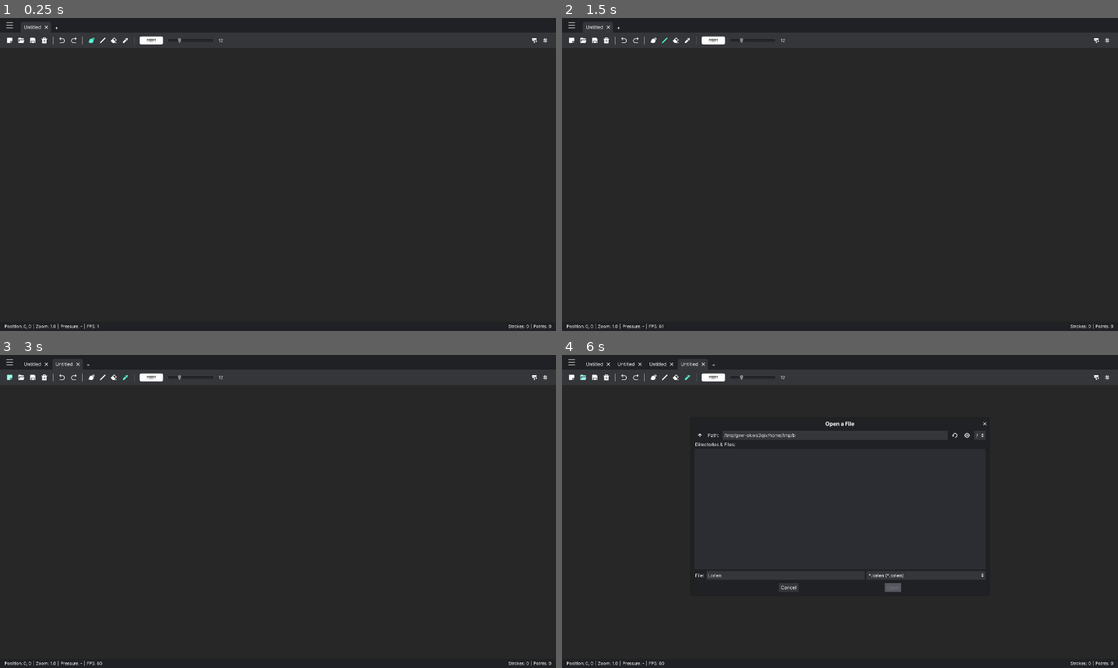
Above: before the commit, frames 1-4 (two rows, left to right).
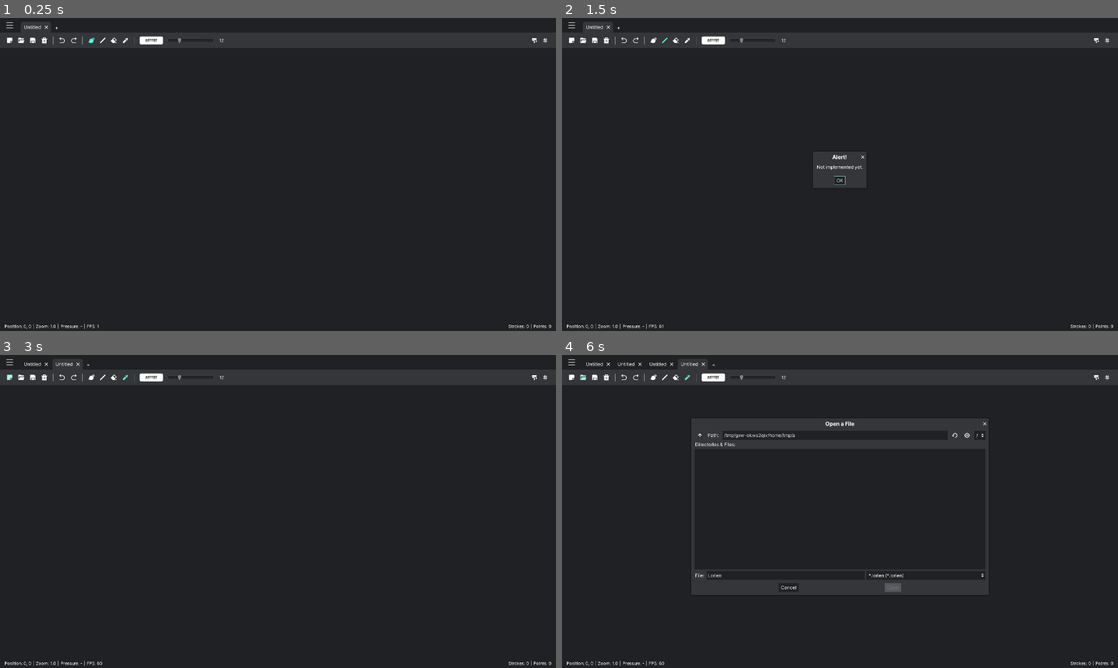
Above: after the commit, the same moments.

Repository: Epsilon0xCell/Lorien
Game: Godot game, scene res://Main.tscn
Two runs of this game, one before a commit and one after it. Both use one fixed random seed, a clock stepped at 60 frames per second and the inputs below. The engine's default icon, where the game draws it, is replaced by a stand-in: a white triangle on a blue panel in a dark square.
Inputs (mouse positions are in pixels of both pictures, inside the frame that each line leads up to):
- Up to frame 1 (0.25 s): no input
- Up to frame 2 (1.5 s): click (650, 39) at 0.5 s; click (662, 39) at 1.25 s
- Up to frame 3 (3 s): click (127, 376) at 2 s; click (11, 376) at 2.75 s
- Up to frame 4 (6 s): click (573, 376) at 3.5 s; click "Untitled" at 4.25 s; click "+" at 5 s; click (584, 376) at 5.75 s

The runs differ from the first frame. In frame 1, less than 0.1% of the frame differs, in the area x 26-41%, y 6-8%; in frame 2, 0.1%, in the area x 26-55%, y 6-54%; in frame 3, less than 0.1%; in frame 4, less than 0.1%.

Commit message:
Implemented the eraser tool

Diff:
--- a/lorien/BrushStroke.gd
+++ b/lorien/BrushStroke.gd
@@ -3,6 +3,7 @@
 const MAX_PRESSURE_VALUE := 255
 
 # -------------------------------------------------------------------------------------------------
+var eraser := false
 var color: Color
 var size: int
 var points: Array
@@ -18,25 +19,3 @@
 
 	points.append(point)
 	pressures.append(converted_pressure)
-
-# -------------------------------------------------------------------------------------------------
-func apply(line2d: Line2D) -> void:
-	line2d.clear_points()
-	line2d.width_curve.clear_points()
-
-	if points.empty():
-		return
-
-	line2d.default_color = color
-	line2d.width = size
-	var p_idx := 0
-	var curve_step: float = 1.0 / pressures.size()
-	for point in points:
-		line2d.add_point(point)
-		var pressure: float = pressures[p_idx]
-		line2d.width_curve.add_point(Vector2(curve_step*p_idx, pressure / float(MAX_PRESSURE_VALUE)))
-		p_idx += 1
-	line2d.width_curve.add_point(Vector2(1.0, (pressures.back()/float(MAX_PRESSURE_VALUE)) * 0.75))
-
-	line2d.width_curve.bake_resolution = pressures.size() * 2.0
-	line2d.width_curve.bake()
--- a/lorien/BrushStrokeOptimizer.gd
+++ b/lorien/BrushStrokeOptimizer.gd
@@ -8,6 +8,9 @@
 
 # -------------------------------------------------------------------------------------------------
 func optimize(s: BrushStroke) -> void:
+	var max_angle_diff = 4.0 if s.eraser else 1.0
+	var max_distance = 8.0 if s.eraser else 1.0
+
 	if s.points.size() < 3:
 		return
 
@@ -25,12 +28,12 @@
 
 		# Distance between 2 points must be greater than x
 		var distance = prev_point.distance_to(point)
-		var distance_cond = distance > 1.0 # TODO: make dependent on zoom level
+		var distance_cond = distance > max_distance # TODO: make dependent on zoom level
 
 		# Angle between points must be beigger than x deg
 		var angle := rad2deg(prev_point.angle_to_point(point))
 		var angle_diff = abs(abs(angle) - abs(previous_angle))
-		var angle_cond = angle_diff >= 1.0
+		var angle_cond = angle_diff >= max_angle_diff
 		previous_angle = angle
 
 		var point_too_far_away = distance > 100
--- a/lorien/Config.gd
+++ b/lorien/Config.gd
@@ -4,7 +4,7 @@
 # 50ffd6
 #
 
-const DEFAULT_CANVAS_COLOR 			:= Color("272727")
+const DEFAULT_CANVAS_COLOR 			:= Color("202124")
 const DEFAULT_BRUSH_COLOR 			:= Color.white
 const DEFAULT_BRUSH_SIZE			:= 12
 const DEFAULT_FILE_DIALOG_PATH 		:= "C:/Users/mbrla/Desktop/Lorien"
--- a/lorien/InfiniteCanvas/BrushCursor.gd
+++ b/lorien/InfiniteCanvas/BrushCursor.gd
@@ -1,7 +1,4 @@
 extends Node2D
-
-# -------------------------------------------------------------------------------------------------
-const COLOR = Color.white
 
 # -------------------------------------------------------------------------------------------------
 var _brush_size: int
@@ -10,7 +7,7 @@
 # -------------------------------------------------------------------------------------------------
 func _draw():
 	var radius := _brush_size/2.0
-	draw_arc(Vector2.ZERO, radius*_pressure, 0, PI*2, 64, COLOR, 1.0, true)
+	draw_arc(Vector2.ZERO, radius*_pressure, 0, PI*2, 32, Color.black, 1.0, true)
 
 # -------------------------------------------------------------------------------------------------
 func set_pressure(pressure: float) -> void:
--- a/lorien/InfiniteCanvas/BrushCursor.tscn
+++ b/lorien/InfiniteCanvas/BrushCursor.tscn
@@ -1,7 +1,8 @@
-[gd_scene load_steps=2 format=2]
+[gd_scene load_steps=3 format=2]
 
 [ext_resource path="res://InfiniteCanvas/BrushCursor.gd" type="Script" id=1]
-
+[ext_resource path="res://InfiniteCanvas/BrushCursorMaterial.tres" type="Material" id=2]
 
 [node name="BrushCursor" type="Node2D"]
+material = ExtResource( 2 )
 script = ExtResource( 1 )
--- /dev/null
+++ b/lorien/InfiniteCanvas/BrushCursorMaterial.tres
@@ -0,0 +1,12 @@
+[gd_resource type="ShaderMaterial" load_steps=2 format=2]
+
+[sub_resource type="Shader" id=1]
+code = "shader_type canvas_item;
+
+void fragment() {
+	vec3 background_color = texture(SCREEN_TEXTURE, SCREEN_UV).rgb;
+	COLOR = vec4(vec3(1.0) - background_color, 1.0);
+}"
+
+[resource]
+shader = SubResource( 1 )
--- a/lorien/InfiniteCanvas/InfiniteCanvas.gd
+++ b/lorien/InfiniteCanvas/InfiniteCanvas.gd
@@ -4,6 +4,8 @@
 # -------------------------------------------------------------------------------------------------
 const DEBUG_POINT_TEXTURE = preload("res://Assets/icon.png")
 const STROKE_TEXTURE = preload("res://Assets/stroke_texture.png")
+
+const ERASER_SIZE_FACTOR = 3.5
 
 # -------------------------------------------------------------------------------------------------
 class Info:
@@ -27,6 +29,7 @@
 var _last_mouse_motion: InputEventMouseMotion
 var _is_enabled := false
 var _background_color: Color
+var _current_tool: int
 
 # -------------------------------------------------------------------------------------------------
 func _ready():
@@ -40,6 +43,7 @@
 		_cursor.global_position = _camera.xform(event.global_position)
 		if _current_line_2d != null:
 			_cursor.set_pressure(event.pressure)
+
 	if _is_enabled:
 		if event is InputEventMouseButton:
 			if event.button_index == BUTTON_LEFT:
@@ -74,9 +78,18 @@
 	return line
 
 # -------------------------------------------------------------------------------------------------
+func use_tool(tool_type: int) -> void:
+	_current_tool = tool_type
+
+# -------------------------------------------------------------------------------------------------
 func set_background_color(color: Color) -> void:
+	VisualServer.set_default_clear_color(color)
 	_background_color = color
-	VisualServer.set_default_clear_color(color)
+
+	if _current_project != null:
+		for eraser_index in _current_project.eraser_stroke_indices:
+			if eraser_index < _line2d_container.get_child_count():
+				_line2d_container.get_child(eraser_index).default_color = color
 
 # -------------------------------------------------------------------------------------------------
 func get_background_color() -> Color:
@@ -103,19 +116,29 @@
 # -------------------------------------------------------------------------------------------------
 func start_new_line() -> void:
 	_current_line_2d = _make_empty_line2d()
-	_current_line_2d.width = brush_size
-	_current_line_2d.default_color = brush_color
+
+	_current_brush_stroke = BrushStroke.new()
+	_current_brush_stroke.eraser = _current_tool == Types.Tool.ERASER
+
+	if _current_tool == Types.Tool.ERASER:
+		_current_line_2d.default_color = _background_color
+		_current_brush_stroke.color = Color.black
+		_current_line_2d.width = brush_size * ERASER_SIZE_FACTOR
+		_current_brush_stroke.size = brush_size * ERASER_SIZE_FACTOR
+	else:
+		_current_line_2d.default_color = brush_color
+		_current_brush_stroke.color = brush_color
+		_current_line_2d.width = brush_size
+		_current_brush_stroke.size = brush_size
+
 	_line2d_container.call_deferred("add_child", _current_line_2d)
-	_current_brush_stroke = BrushStroke.new()
-	_current_brush_stroke.color = brush_color
-	_current_brush_stroke.size = brush_size
 	_optimizer.reset()
 
 # -------------------------------------------------------------------------------------------------
 func add_point(point: Vector2, pressure: float = 1.0) -> void:
 	_current_brush_stroke.add_point(point, pressure)
 	_optimizer.optimize(_current_brush_stroke)
-	_current_brush_stroke.apply(_current_line_2d)
+	_apply_stroke_to_line(_current_brush_stroke, _current_line_2d)
 
 # -------------------------------------------------------------------------------------------------
 func end_line() -> void:
@@ -135,7 +158,7 @@
 			_current_project.undo_redo.add_undo_method(self, "undo_last_stroke")
 			_current_project.undo_redo.add_undo_reference(_current_line_2d) # TODO: not sure about that...
 			_current_project.undo_redo.add_do_method(_line2d_container, "add_child", _current_line_2d)
-			_current_project.undo_redo.add_do_method(_current_brush_stroke, "apply", _current_line_2d)
+			_current_project.undo_redo.add_do_method(self, "_apply_stroke_to_line", _current_brush_stroke, _current_line_2d)
 			_current_project.undo_redo.add_do_property(info, "stroke_count", info.stroke_count + 1)
 			_current_project.undo_redo.add_do_property(info, "point_count", info.point_count + _current_line_2d.points.size())
 			_current_project.undo_redo.add_do_method(_current_project, "add_stroke", _current_brush_stroke)
@@ -156,6 +179,34 @@
 		s.global_position = p
 
 # -------------------------------------------------------------------------------------------------
+func _apply_stroke_to_line(stroke: BrushStroke, line2d: Line2D) -> void:
+	var max_pressure := float(BrushStroke.MAX_PRESSURE_VALUE)
+
+	line2d.clear_points()
+	line2d.width_curve.clear_points()
+
+	if stroke.points.empty():
+		return
+
+	if stroke.eraser:
+		line2d.default_color = _background_color
+	else:
+		line2d.default_color = stroke.color
+
+	line2d.width = stroke.size
+	var p_idx := 0
+	var curve_step: float = 1.0 / stroke.pressures.size()
+	for point in stroke.points:
+		line2d.add_point(point)
+		var pressure: float = stroke.pressures[p_idx]
+		line2d.width_curve.add_point(Vector2(curve_step*p_idx, pressure / max_pressure))
+		p_idx += 1
+	line2d.width_curve.add_point(Vector2(1.0, (stroke.pressures.back()/max_pressure) * 0.75))
+
+	line2d.width_curve.bake_resolution = stroke.pressures.size() * 2.0
+	line2d.width_curve.bake()
+
+# -------------------------------------------------------------------------------------------------
 func use_project(project: Project) -> void:
 	# Cleanup old data
 	for l in _line2d_container.get_children():
@@ -163,19 +214,6 @@
 	info.point_count = 0
 	info.stroke_count = 0
 
-	# Add new data
-	_current_project = project
-	for stroke in _current_project.strokes:
-		var line := _make_empty_line2d()
-		stroke.apply(line)
-
-		_line2d_container.add_child(line)
-		if draw_debug_points:
-			_add_debug_points(line)
-
-		info.stroke_count += 1
-		info.point_count += line.points.size()
-
 	# Apply metda data
 	var new_cam_zoom_str: String = project.meta_data.get(Serializer.METADATA_CAMERA_ZOOM, "1.0")
 	var new_cam_offset_x_str: String = project.meta_data.get(Serializer.METADATA_CAMERA_OFFSET_X, "0.0")
@@ -185,6 +223,19 @@
 	_camera.set_zoom_level(float(new_cam_zoom_str))
 	_camera.offset = Vector2(float(new_cam_offset_x_str), float(new_cam_offset_y_str))
 	set_background_color(Color(new_canvas_color))
+
+	# Add new data
+	_current_project = project
+	for stroke in _current_project.strokes:
+		var line := _make_empty_line2d()
+		_apply_stroke_to_line(stroke, line)
+
+		_line2d_container.add_child(line)
+		if draw_debug_points:
+			_add_debug_points(line)
+
+		info.stroke_count += 1
+		info.point_count += line.points.size()
 
 # -------------------------------------------------------------------------------------------------
 func undo_last_stroke() -> void:
@@ -193,7 +244,7 @@
 		info.stroke_count -= 1
 		info.point_count -= line.points.size()
 		_line2d_container.remove_child(line)
-		_current_project.strokes.pop_back()
+		_current_project.remove_last_stroke()
 
 # -------------------------------------------------------------------------------------------------
 func set_brush_size(size: int) -> void:
--- a/lorien/Main.gd
+++ b/lorien/Main.gd
@@ -77,13 +77,13 @@
 	if Input.is_action_just_pressed("shortcut_redo"):
 		_on_redo_action()
 	if Input.is_action_just_pressed("shortcut_brush_tool"):
-		_toolbar.enable_tool(Toolbar.Tool.BRUSH)
+		_toolbar.enable_tool(Types.Tool.BRUSH)
 	if Input.is_action_just_pressed("shortcut_line_tool"):
-		_toolbar.enable_tool(Toolbar.Tool.LINE)
+		_toolbar.enable_tool(Types.Tool.LINE)
 	if Input.is_action_just_pressed("shortcut_eraser_tool"):
-		_toolbar.enable_tool(Toolbar.Tool.ERASER)
+		_toolbar.enable_tool(Types.Tool.ERASER)
 	if Input.is_action_just_pressed("shortcut_colorpicker"):
-		_toolbar.enable_tool(Toolbar.Tool.COLOR_PICKER)
+		_toolbar.enable_tool(Types.Tool.COLOR_PICKER)
 
 # -------------------------------------------------------------------------------------------------
 func _make_project_active(project: Project) -> void:
@@ -221,8 +221,12 @@
 		project.undo_redo.redo()
 
 # -------------------------------------------------------------------------------------------------
-func _on_tool_changed(t: int) -> void:
-	printerr("Tool changing not implemented yet")
+func _on_tool_changed(tool_type: int) -> void:
+	match tool_type:
+		Types.Tool.BRUSH, Types.Tool.ERASER: _canvas.use_tool(tool_type)
+		_:
+			_generic_alert_dialog.dialog_text = "Not implemented yet."
+			_generic_alert_dialog.popup_centered()
 
 # -------------------------------------------------------------------------------------------------
 func _on_exit_with_changes_saved() -> void:
--- a/lorien/Main.tscn
+++ b/lorien/Main.tscn
@@ -21,6 +21,7 @@
 anchor_right = 1.0
 anchor_bottom = 1.0
 mouse_filter = 2
+theme = ExtResource( 8 )
 script = ExtResource( 1 )
 __meta__ = {
 "_edit_use_anchors_": false
@@ -56,6 +57,7 @@
 margin_top = 78.0
 margin_right = 664.0
 margin_bottom = 505.0
+theme = ExtResource( 8 )
 __meta__ = {
 "_edit_group_": true,
 "_edit_use_anchors_": false
@@ -70,10 +72,10 @@
 }
 
 [node name="ColorPicker" type="ColorPicker" parent="BrushColorPickerPopup/PanelContainer"]
-margin_left = 76.0
-margin_top = 76.0
-margin_right = 384.0
-margin_bottom = 514.0
+margin_left = 4.0
+margin_top = 4.0
+margin_right = 298.0
+margin_bottom = 441.0
 edit_alpha = false
 __meta__ = {
 "_edit_use_anchors_": false
@@ -86,6 +88,7 @@
 margin_top = 77.0
 margin_right = -46.6128
 margin_bottom = 501.0
+theme = ExtResource( 8 )
 __meta__ = {
 "_edit_group_": true,
 "_edit_use_anchors_": false
@@ -100,10 +103,10 @@
 }
 
 [node name="ColorPicker" type="ColorPicker" parent="BackgroundColorPickerPopup/PanelContainer"]
-margin_left = 76.0
-margin_top = 76.0
-margin_right = 386.0
-margin_bottom = 514.0
+margin_left = 4.0
+margin_top = 4.0
+margin_right = 314.0
+margin_bottom = 420.0
 edit_alpha = false
 __meta__ = {
 "_edit_use_anchors_": false
--- a/lorien/ProjectManager/Project.gd
+++ b/lorien/ProjectManager/Project.gd
@@ -9,6 +9,7 @@
 var filepath: String
 var meta_data: Dictionary
 var strokes: Array # Array<BrushStroke>
+var eraser_stroke_indices: Array # Array<int>
 
 # -------------------------------------------------------------------------------------------------
 func _init():
@@ -20,11 +21,21 @@
 	undo_redo = null
 	meta_data.clear()
 	strokes.clear()
+	eraser_stroke_indices.clear()
 
 # -------------------------------------------------------------------------------------------------
 func add_stroke(stroke: BrushStroke) -> void:
+	if stroke.eraser:
+		eraser_stroke_indices.append(strokes.size())
 	strokes.append(stroke)
 	dirty = true
+
+# -------------------------------------------------------------------------------------------------
+func remove_last_stroke() -> void:
+	if !strokes.empty():
+		var s: BrushStroke = strokes.pop_back()
+		if s.eraser:
+			eraser_stroke_indices.pop_back()
 
 # -------------------------------------------------------------------------------------------------
 func get_filename() -> String:
--- a/lorien/ProjectManager/Serializer.gd
+++ b/lorien/ProjectManager/Serializer.gd
@@ -1,4 +1,6 @@
 class_name Serializer
+
+# TODO: all of this needs validation
 
 # -------------------------------------------------------------------------------------------------
 const COMPRESSION_METHOD = File.COMPRESSION_DEFLATE
@@ -24,6 +26,11 @@
 	# Serialize meta data
 	file.store_32(VERSION_NUMBER)
 	file.store_pascal_string(_dict_to_metadata_str(project.meta_data))
+
+	# Serialize eraser stroke indices
+	file.store_32(project.eraser_stroke_indices.size())
+	for stroke_index in project.eraser_stroke_indices:
+		file.store_32(stroke_index)
 
 	# Serialize stroke data
 	for stroke in project.strokes:
@@ -70,6 +77,11 @@
 	var meta_data_str = file.get_pascal_string()
 	project.meta_data = _metadata_str_to_dict(meta_data_str)
 
+	# Deserialize eraser stroke indices
+	var eraser_stroke_count := file.get_32()
+	for i in eraser_stroke_count:
+		project.eraser_stroke_indices.append(file.get_32())
+
 	# Deserialize strokes
 	while true:
 		var brush_stroke := BrushStroke.new()
@@ -99,6 +111,9 @@
 		if file.get_position() >= file.get_len()-1 || file.eof_reached():
 			break
 
+	for eraser_index in project.eraser_stroke_indices:
+		project.strokes[eraser_index].eraser = true
+
 	# Done
 	file.close()
 	print("Loaded %s in %d ms" % [project.filepath, (OS.get_ticks_msec() - start_time)])
--- /dev/null
+++ b/lorien/Types.gd
@@ -0,0 +1,9 @@
+extends Node
+class_name Types
+
+enum Tool {
+	BRUSH,
+	LINE,
+	ERASER,
+	COLOR_PICKER
+}
--- a/lorien/UI/Themes/theme_dark.tres
+++ b/lorien/UI/Themes/theme_dark.tres
@@ -16,39 +16,19 @@
 content_margin_right = 6.0
 content_margin_top = 4.0
 content_margin_bottom = 4.0
-bg_color = Color( 0.207843, 0.211765, 0.227451, 1 )
+bg_color = Color( 0.12549, 0.129412, 0.141176, 1 )
 border_width_left = 1
 border_width_top = 1
 border_width_right = 1
 border_width_bottom = 1
 border_color = Color( 0.454902, 0.643137, 0.6, 1 )
 
-[sub_resource type="StyleBoxFlat" id=3]
-content_margin_left = 6.0
-content_margin_right = 6.0
-content_margin_top = 4.0
-content_margin_bottom = 4.0
-bg_color = Color( 0.188843, 0.191699, 0.203125, 1 )
-border_width_left = 1
-border_width_top = 1
-border_width_right = 1
-border_width_bottom = 1
-border_color = Color( 0.4, 0.4225, 0.4825, 1 )
-
 [sub_resource type="StyleBoxFlat" id=4]
 content_margin_left = 6.0
 content_margin_right = 6.0
 content_margin_top = 4.0
 content_margin_bottom = 4.0
-bg_color = Color( 0.207843, 0.211765, 0.227451, 1 )
-
-[sub_resource type="StyleBoxFlat" id=5]
-content_margin_left = 6.0
-content_margin_right = 6.0
-content_margin_top = 4.0
-content_margin_bottom = 4.0
-bg_color = Color( 0.15, 0.1725, 0.2325, 1 )
-border_color = Color( 0.41, 0.61, 0.91, 1 )
+bg_color = Color( 0.12549, 0.129412, 0.141176, 1 )
 
 [sub_resource type="StyleBoxEmpty" id=6]
 content_margin_left = 2.0
@@ -57,7 +37,7 @@
 [sub_resource type="StyleBoxFlat" id=7]
 content_margin_left = 4.0
 content_margin_right = 4.0
-bg_color = Color( 0.207843, 0.211765, 0.227451, 1 )
+bg_color = Color( 0.12549, 0.129412, 0.141176, 1 )
 border_width_left = 1
 border_width_top = 1
 border_width_right = 1
@@ -67,7 +47,7 @@
 [sub_resource type="StyleBoxFlat" id=8]
 content_margin_left = 4.0
 content_margin_right = 4.0
-bg_color = Color( 0.207843, 0.211765, 0.227451, 1 )
+bg_color = Color( 0.12549, 0.129412, 0.141176, 1 )
 
 [sub_resource type="StyleBoxFlat" id=9]
 bg_color = Color( 0.12549, 0.129412, 0.141176, 1 )
@@ -100,7 +80,7 @@
 grow_end = 7.0
 
 [sub_resource type="StyleBoxFlat" id=13]
-bg_color = Color( 0.172549, 0.176471, 0.196078, 1 )
+bg_color = Color( 0.12549, 0.129412, 0.141176, 1 )
 
 [sub_resource type="StyleBoxFlat" id=14]
 content_margin_left = 4.0
@@ -114,12 +94,12 @@
 content_margin_right = 8.0
 content_margin_top = 8.0
 content_margin_bottom = 8.0
-bg_color = Color( 0.12549, 0.129412, 0.141176, 1 )
+bg_color = Color( 0.207843, 0.211765, 0.227451, 1 )
 border_width_left = 1
 border_width_top = 24
 border_width_right = 1
 border_width_bottom = 1
-border_color = Color( 0.12549, 0.129412, 0.141176, 1 )
+border_color = Color( 0.207843, 0.211765, 0.227451, 1 )
 expand_margin_top = 24.0
 shadow_color = Color( 0, 0, 0, 0.3 )
 shadow_size = 4
@@ -134,9 +114,9 @@
 Button/fonts/font = null
 Button/styles/disabled = SubResource( 1 )
 Button/styles/focus = SubResource( 2 )
-Button/styles/hover = SubResource( 3 )
+Button/styles/hover = SubResource( 2 )
 Button/styles/normal = SubResource( 4 )
-Button/styles/pressed = SubResource( 5 )
+Button/styles/pressed = SubResource( 4 )
 Label/colors/font_color = Color( 1, 1, 1, 1 )
 Label/colors/font_color_shadow = Color( 0, 0, 0, 0 )
 Label/colors/font_outline_modulate = Color( 1, 1, 1, 1 )
--- a/lorien/UI/Toolbar.gd
+++ b/lorien/UI/Toolbar.gd
@@ -16,13 +16,6 @@
 const BUTTON_HOVER_COLOR = Color("50ffd6")
 const BUTTON_CLICK_COLOR = Color("50ffd6")
 const BUTTON_NORMAL_COLOR = Color.white
-
-enum Tool {
-	BRUSH,
-	LINE,
-	ERASER,
-	COLOR_PICKER
-}
 
 # -------------------------------------------------------------------------------------------------
 export var file_dialog_path: NodePath
@@ -66,20 +59,17 @@
 func _on_RedoButton_pressed(): emit_signal("redo_action")
 
 # -------------------------------------------------------------------------------------------------
-func enable_tool(t: int) -> void:
+func enable_tool(tool_type: int) -> void:
 	var btn: TextureButton
-	if t == Tool.BRUSH:
-		btn = _tool_btn_brush
-	elif t == Tool.LINE:
-		btn = _tool_btn_line
-	elif t == Tool.ERASER:
-		btn = _tool_btn_eraser
-	elif t == Tool.COLOR_PICKER:
-		btn = _tool_btn_colorpicker
+	match tool_type:
+		Types.Tool.BRUSH: btn = _tool_btn_brush
+		Types.Tool.LINE: btn = _tool_btn_line
+		Types.Tool.ERASER: btn = _tool_btn_eraser
+		Types.Tool.COLOR_PICKER: btn = _tool_btn_colorpicker
 
 	btn.toggle()
 	_change_active_tool_button(btn)
-	emit_signal("tool_changed", t)
+	emit_signal("tool_changed", tool_type)
 
 # -------------------------------------------------------------------------------------------------
 func _on_OpenFileButton_pressed():
@@ -114,7 +104,7 @@
 	_color_button.set("custom_colors/font_color", text_color)
 	_color_button.set("custom_colors/font_color_hover", text_color)
 	_color_button.set("custom_colors/font_color_pressed", text_color)
-	_color_button.text = color.to_html(false)
+	_color_button.text = "#" + color.to_html(false)
 	emit_signal("brush_color_changed", color)
 
 # -------------------------------------------------------------------------------------------------
@@ -138,22 +128,22 @@
 # -------------------------------------------------------------------------------------------------
 func _on_BrushToolButton_pressed():
 	_change_active_tool_button(_tool_btn_brush)
-	emit_signal("tool_changed", Tool.BRUSH)
+	emit_signal("tool_changed", Types.Tool.BRUSH)
 
 # -------------------------------------------------------------------------------------------------
 func _on_LineToolButton_pressed():
 	_change_active_tool_button(_tool_btn_line)
-	emit_signal("tool_changed", Tool.LINE)
+	emit_signal("tool_changed", Types.Tool.LINE)
 
 # -------------------------------------------------------------------------------------------------
 func _on_EraserToolButton_pressed():
 	_change_active_tool_button(_tool_btn_eraser)
-	emit_signal("tool_changed", Tool.ERASER)
+	emit_signal("tool_changed", Types.Tool.ERASER)
 
 # -------------------------------------------------------------------------------------------------
 func _on_ColorPickerToolButton_pressed():
 	_change_active_tool_button(_tool_btn_colorpicker)
-	emit_signal("tool_changed", Tool.COLOR_PICKER)
+	emit_signal("tool_changed", Types.Tool.COLOR_PICKER)
 
 # -------------------------------------------------------------------------------------------------
 func _change_active_tool_button(btn: TextureButton) -> void:
--- a/lorien/UI/Toolbar.tscn
+++ b/lorien/UI/Toolbar.tscn
@@ -240,7 +240,7 @@
 custom_colors/font_color_hover = Color( 0, 0, 0, 1 )
 custom_colors/font_color_pressed = Color( 0, 0, 0, 1 )
 action_mode = 0
-text = "ff0000"
+text = "#ffffff"
 __meta__ = {
 "_edit_group_": true
 }
--- a/lorien/project.godot
+++ b/lorien/project.godot
@@ -58,6 +58,11 @@
 "class": "Toolbar",
 "language": "GDScript",
 "path": "res://UI/Toolbar.gd"
+}, {
+"base": "Node",
+"class": "Types",
+"language": "GDScript",
+"path": "res://Types.gd"
 } ]
 _global_script_class_icons={
 "BrushStroke": "",
@@ -69,7 +74,8 @@
 "ProjectTab": "",
 "Serializer": "",
 "Statusbar": "",
-"Toolbar": ""
+"Toolbar": "",
+"Types": ""
 }
 
 [application]
Not shown: 1 places in lorien/UI/Themes/theme_dark.tres that only renumber resources
